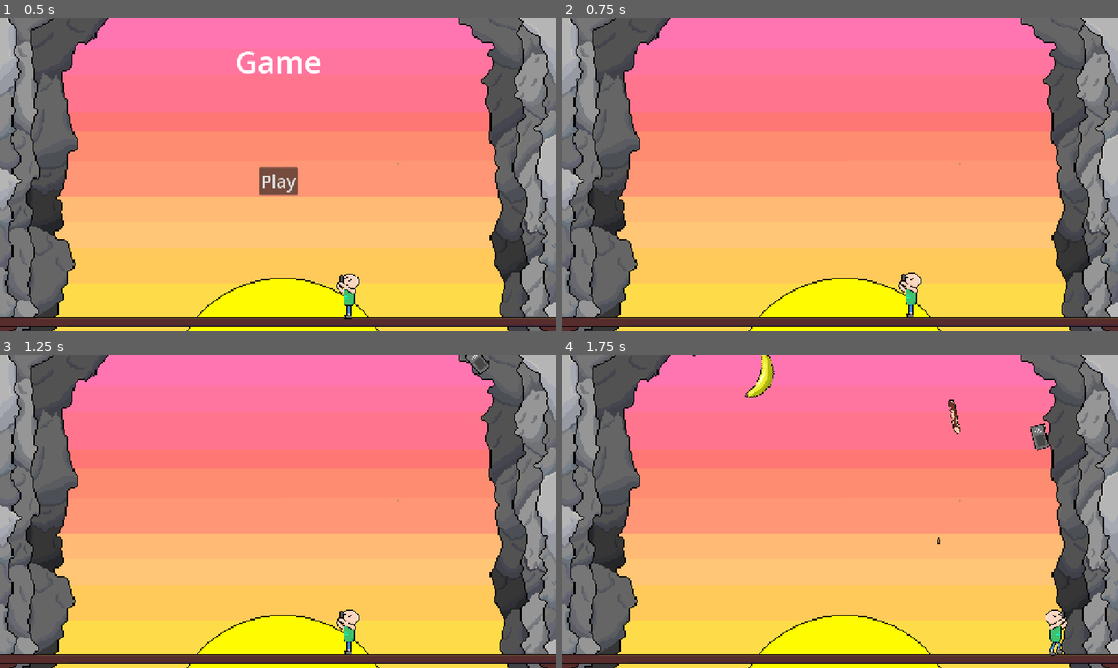
Above: before the commit, frames 1-4 (two rows, left to right).
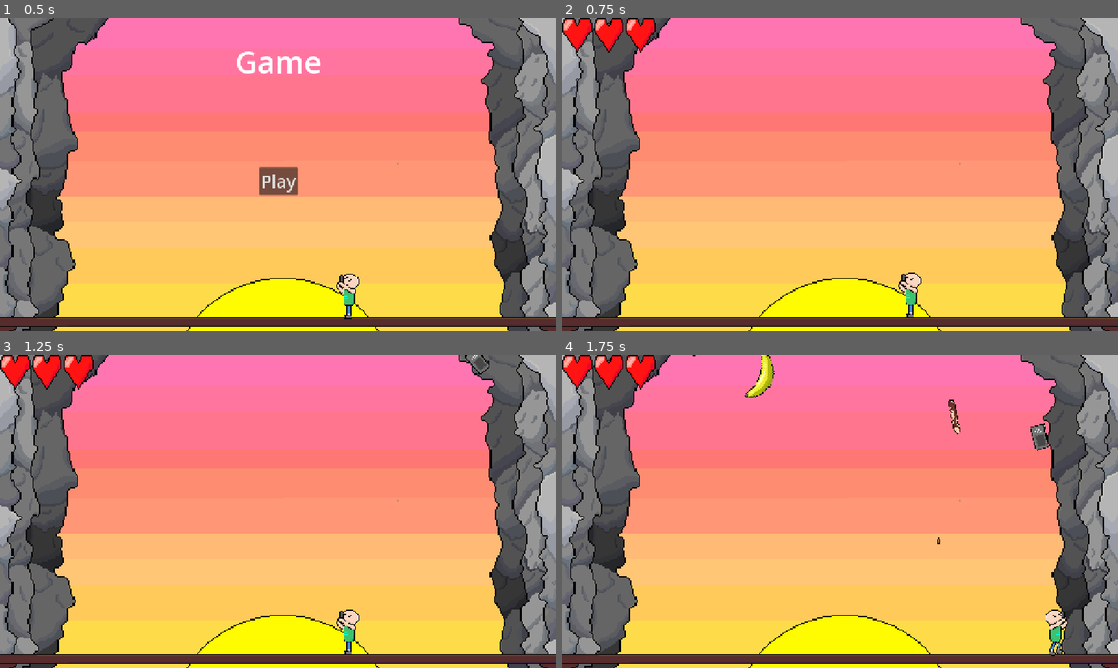
Above: after the commit, the same moments.

Repository: SpicyTime/DodgerGame
Game: Godot game, scene res://Game/game.tscn
The game is run twice, just before and just after one commit, with the same random seed, the same clock (stepped at 60 frames per second) and the same inputs. The engine's default icon, where the game draws it, is replaced by a stand-in: a white triangle on a blue panel in a dark square. Sound files missing from this copy of the repository are replaced by a short silence.
Inputs:
- Up to frame 1 (0.5 s): no input
- Up to frame 2 (0.75 s): click "Play" at 0.5 s
- Up to frame 3 (1.25 s): no input
- Up to frame 4 (1.75 s): hold D (move_right) from 1.28 s (still down); tap Space (shoot) at 1.35 s

Frame 1 is identical in both runs. In frame 2, 1.1% of the frame differs, in the area x 0-17%, y 0-12%; in frame 3, 1.1%; in frame 4, 1.1%.

Commit message:
Added hud and dynamic hearts

Diff:
--- a/GUI/hud.gd
+++ b/GUI/hud.gd
@@ -1,12 +1,21 @@
 extends Control
-@onready var score_label: Label = $ScoreLabel
 
+func update_hearts(max_health: int,  current_health: int):
+	for i in range(max_health):
+		var heart =$Hearts.get_child(i) as TextureRect
 
+		if heart:
+			heart.visible = i < current_health
+func _ready() -> void:
 
+	SignalBus.health_changed.connect(_on_health_changed)
+	for i in range(3):
+		var heart := TextureRect.new()
+		heart.texture = load("res://Assets/Sprites/Heart.png")
+		heart.scale = Vector2(0.66666667, 0.66666667)
+		$Hearts.add_child(heart)
 
-func _ready() -> void:
-	SignalBus.score_changed.connect(_on_score_changed)
-
-
-func _on_score_changed(new_score: int):
-	score_label.text = "Score: " + str(new_score)
+func _on_health_changed(diff: int, health_node: Health):
+	if health_node.get_parent() is Player:
+		print(health_node.health)
+		update_hearts(health_node.max_health, health_node.health)
--- a/GUI/hud.tscn
+++ b/GUI/hud.tscn
@@ -4,19 +4,14 @@
 
 [node name="Hud" type="Control"]
 layout_mode = 3
-anchors_preset = 15
-anchor_right = 1.0
-anchor_bottom = 1.0
+anchors_preset = 8
+anchor_left = 0.5
+anchor_top = 0.5
+anchor_right = 0.5
+anchor_bottom = 0.5
 grow_horizontal = 2
 grow_vertical = 2
 script = ExtResource("1_15n47")
 
-[node name="ScoreLabel" type="Label" parent="."]
+[node name="Hearts" type="HBoxContainer" parent="."]
 layout_mode = 1
-anchors_preset = 1
-anchor_left = 1.0
-anchor_right = 1.0
-offset_left = -65.0
-offset_bottom = 23.0
-grow_horizontal = 0
-text = "Score: 0 "
--- a/Game/game.tscn
+++ b/Game/game.tscn
@@ -1,10 +1,11 @@
-[gd_scene load_steps=7 format=3 uid="uid://hkjlg3h4v7t6"]
+[gd_scene load_steps=8 format=3 uid="uid://hkjlg3h4v7t6"]
 
 [ext_resource type="PackedScene" uid="uid://ddpf73hwjtrgw" path="res://Player/player.tscn" id="1_80nbo"]
 [ext_resource type="PackedScene" uid="uid://b50usrvsoxxev" path="res://Hazards/object_spawner.tscn" id="2_1r4le"]
 [ext_resource type="PackedScene" uid="uid://dlfc6lg53fx7n" path="res://GUI/title_screen.tscn" id="3_7raqb"]
 [ext_resource type="AudioStream" uid="uid://davxbg2my1147" path="res://Assets/Audio/Music/Music_Loop_3_Full.wav" id="4_jcm6v"]
 [ext_resource type="Texture2D" uid="uid://bcpe3doifxhok" path="res://Assets/Sprites/Background.png" id="5_fwxkx"]
+[ext_resource type="PackedScene" uid="uid://x86kyec05kaf" path="res://GUI/hud.tscn" id="6_qmv3x"]
 
 [sub_resource type="WorldBoundaryShape2D" id="WorldBoundaryShape2D_80nbo"]
 distance = -11.0
@@ -63,3 +64,10 @@
 stream = ExtResource("4_jcm6v")
 autoplay = true
 bus = &"Music"
+
+[node name="Hud" parent="." instance=ExtResource("6_qmv3x")]
+visible = false
+offset_left = -640.0
+offset_top = -360.0
+offset_right = 640.0
+offset_bottom = 360.0
--- a/Game/game_manager.gd
+++ b/Game/game_manager.gd
@@ -10,10 +10,11 @@
 	SignalBus.score_changed.emit()
 
 func start_game():
-
 	var game = get_tree().root.get_node("Game")
 	var title_screen = game.find_child("TitleScreen")
 	game.remove_child(title_screen)
+	var hud = game.find_child("Hud")
+	hud.visible = true
 func reset_game():
 	get_tree().reload_current_scene()
 
--- a/Health System/health.gd
+++ b/Health System/health.gd
@@ -6,9 +6,11 @@
 func restore_health():
 	set_health(max_health)
 func set_health(value: int):
-	SignalBus.health_changed.emit(value - health, self)
+	var prev_health = health
+
 
 	health = value
+	SignalBus.health_changed.emit(value - prev_health, self)
 	if health <= 0:
 		SignalBus.health_depleted.emit(self)
 
Binary file added: Assets/Sprites/Heart.png
Not shown, added: Assets/Sprites/Heart.png.import
